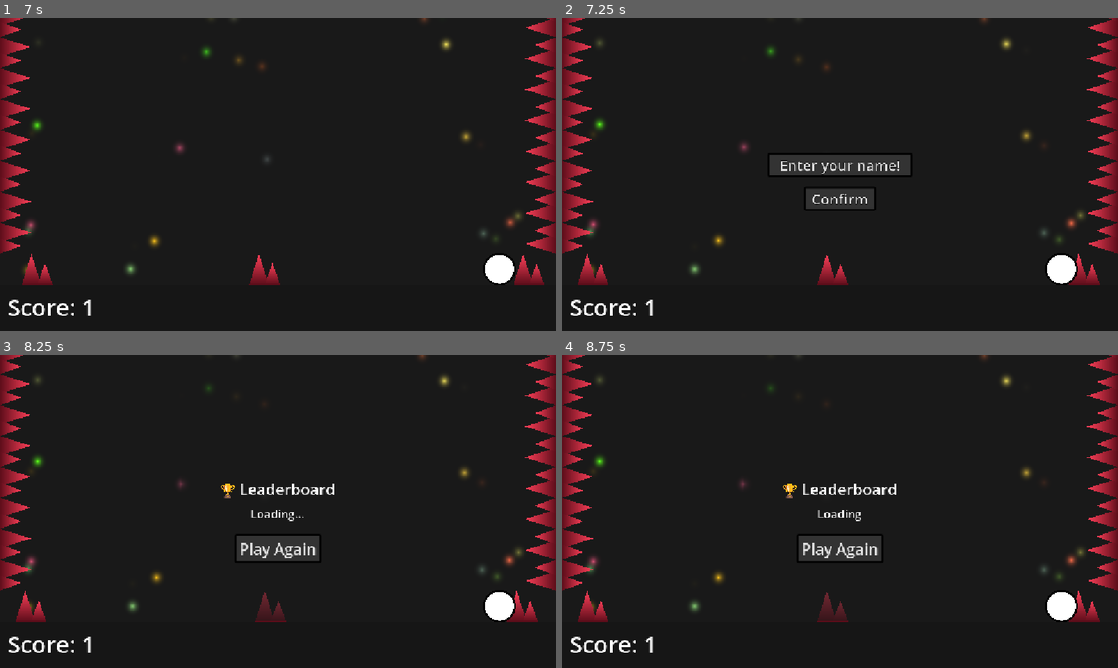
Above: before the commit, frames 1-4 (two rows, left to right).
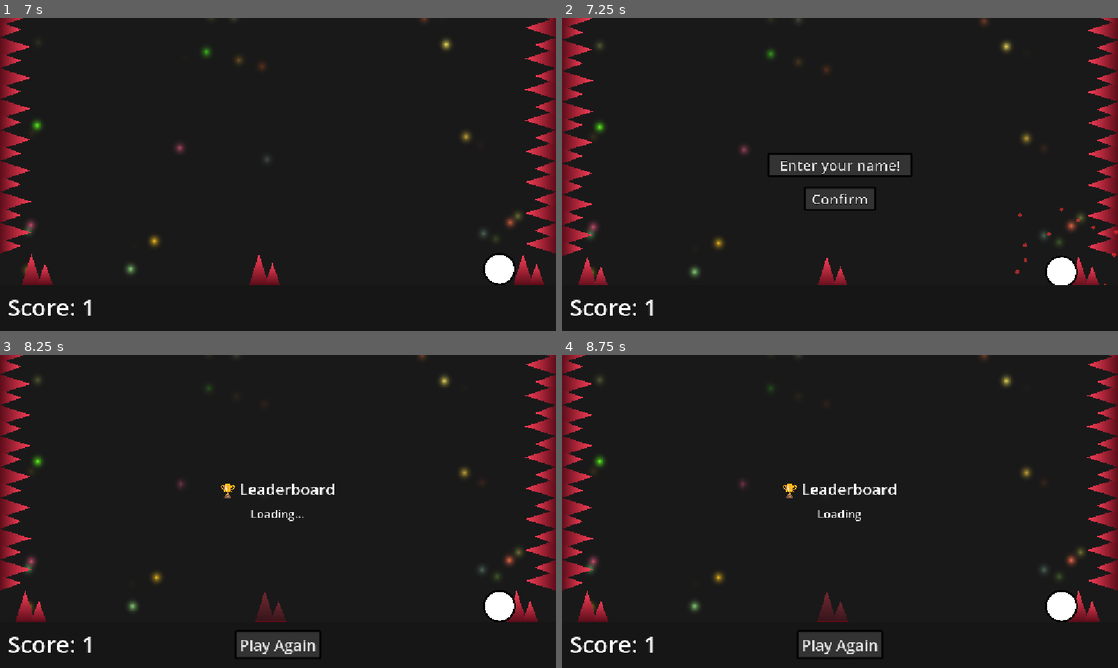
Above: after the commit, the same moments.

Repository: vindognz/dodge-the-spikes
Game: Godot game, scene res://scenes/start.tscn
The game is run twice, just before and just after one commit, with the same random seed, the same clock (stepped at 60 frames per second) and the same inputs.
Inputs (mouse positions are in pixels of both pictures, inside the frame that each line leads up to):
- Up to frame 1 (7 s): click "Start" at 0.5 s; tap Enter at 1.25 s; move the mouse to (400, 158) at 1.27 s; hold Right (right) 1.28-2 s; tap Alt every 1.5 s from 1.35 to 5.85 s; click (400, 158) at 1.42 s; tap Space (jump) at 1.52, 4.52 s; drag from (166, 190) to (16, 237) at 2.02 s; move the mouse to (333, 105) at 2.77 s; hold A (left) 2.78-3.5 s; drag from (250, 237) to (16, 205) at 3.52 s; move the mouse to (444, 221) at 4.27 s; hold Right (right) 4.28-5 s; drag from (111, 127) to (16, 177) at 5.02 s; move the mouse to (305, 174) at 5.77 s; hold Right (right) 5.78-6.5 s; click (305, 174) at 5.92 s; drag from (194, 96) to (16, 146) at 6.52 s
- Up to frame 2 (7.25 s): no input
- Up to frame 3 (8.25 s): click (278, 502) at 7.27 s; type "Alex" at 7.35 s; click "Confirm" at 8 s
- Up to frame 4 (8.75 s): no input

Frame 1 is identical in both runs. In frame 2, 2.6% of the frame differs, in the area x 0-100%, y 0-86%; in frame 3, 2.4%; in frame 4, 2.4%.

Commit message:
sparks + hard thump on player death

Diff:
--- a/scenes/game.tscn
+++ b/scenes/game.tscn
@@ -71,7 +71,7 @@
 script = ExtResource("3_p57ef")
 
 [node name="Player" parent="." unique_id=129299254 instance=ExtResource("1_uwrxv")]
-z_index = 1
+z_index = 5
 position = Vector2(0, -162)
 
 [node name="Camera" type="Camera2D" parent="." unique_id=1095580906]
@@ -86,10 +86,20 @@
 [node name="ZoneController" type="Node2D" parent="." unique_id=648713134]
 script = ExtResource("7_u5sy4")
 
-[node name="Floor" type="StaticBody2D" parent="." unique_id=119516899]
+[node name="Bounds" type="StaticBody2D" parent="." unique_id=119516899]
 position = Vector2(0, -24)
 
-[node name="CollisionShape2D" type="CollisionShape2D" parent="Floor" unique_id=640408712]
+[node name="Floor" type="CollisionShape2D" parent="Bounds" unique_id=640408712]
+shape = SubResource("WorldBoundaryShape2D_6ygxs")
+
+[node name="Left" type="CollisionShape2D" parent="Bounds" unique_id=744017738]
+position = Vector2(-144, 0)
+rotation = 1.5707964
+shape = SubResource("WorldBoundaryShape2D_6ygxs")
+
+[node name="Right" type="CollisionShape2D" parent="Bounds" unique_id=985532571]
+position = Vector2(144, 0)
+rotation = 4.712389
 shape = SubResource("WorldBoundaryShape2D_6ygxs")
 
 [node name="SpikeWall" type="Node2D" parent="." unique_id=153987023]
@@ -187,7 +197,7 @@
 color = Color(0, 0, 0, 1)
 
 [node name="HUD" type="Node2D" parent="CanvasLayer" unique_id=1080260442]
-z_index = 999
+z_index = 2
 
 [node name="Bottom" type="ColorRect" parent="CanvasLayer/HUD" unique_id=571146118]
 anchors_preset = 7
@@ -237,19 +247,19 @@
 size_flags_vertical = 4
 
 [node name="PlayAgainButton" type="Button" parent="CanvasLayer/GameOverScreen/Leaderboard" unique_id=1294990620]
-z_index = 1
-layout_mode = 1
-anchors_preset = 8
-anchor_left = 0.5
-anchor_top = 0.5
-anchor_right = 0.5
-anchor_bottom = 0.5
+z_index = 3
+layout_mode = 1
+anchors_preset = 7
+anchor_left = 0.5
+anchor_top = 1.0
+anchor_right = 0.5
+anchor_bottom = 1.0
 offset_left = -90.0
-offset_top = 70.0
+offset_top = 269.0
 offset_right = 90.0
-offset_bottom = 130.0
-grow_horizontal = 2
-grow_vertical = 2
+offset_bottom = 329.0
+grow_horizontal = 2
+grow_vertical = 0
 theme_override_font_sizes/font_size = 32
 theme_override_styles/normal = ExtResource("10_vtaks")
 text = "Play Again"
--- a/scenes/player.tscn
+++ b/scenes/player.tscn
@@ -1,6 +1,8 @@
 [gd_scene format=3 uid="uid://bvyjhp7v0x04v"]
 
 [ext_resource type="Script" uid="uid://cxa0dr5e57cgo" path="res://scripts/player.gd" id="1_g2els"]
+[ext_resource type="Script" uid="uid://b1331flfnuqsm" path="res://scripts/sparks_controller.gd" id="2_g2els"]
+[ext_resource type="PackedScene" uid="uid://ymsijdw8rwbl" path="res://scenes/spark.tscn" id="3_qhqgy"]
 
 [sub_resource type="CircleShape2D" id="CircleShape2D_j8q1p"]
 radius = 8.0
@@ -10,3 +12,8 @@
 
 [node name="CollisionShape2D" type="CollisionShape2D" parent="." unique_id=546971703]
 shape = SubResource("CircleShape2D_j8q1p")
+
+[node name="SparksController" type="Node2D" parent="." unique_id=512559077]
+script = ExtResource("2_g2els")
+spark_scene = ExtResource("3_qhqgy")
+spark_count = 20
--- /dev/null
+++ b/scenes/spark.tscn
@@ -0,0 +1,6 @@
+[gd_scene format=3 uid="uid://ymsijdw8rwbl"]
+
+[ext_resource type="Script" uid="uid://2pcs4vme2u44" path="res://scripts/spark.gd" id="1_p3mhk"]
+
+[node name="Spark" type="Node2D" unique_id=2027812750]
+script = ExtResource("1_p3mhk")
--- a/scripts/player.gd
+++ b/scripts/player.gd
@@ -1,6 +1,7 @@
 extends CharacterBody2D
 
 @onready var camera: Camera2D = $"../Camera"
+@onready var sparks_controller: Node2D = $SparksController
 
 const SPEED = 80.0
 const JUMP_VELOCITY = 400.0
@@ -61,3 +62,8 @@
 		draw_scale = draw_scale.lerp(target_scale, delta * 12.0)
 
 	queue_redraw()
+
+func on_death() -> void:
+	Global.running = false
+	sparks_controller.burst()
+	camera.shake(7.5, 0.25)
--- /dev/null
+++ b/scripts/spark.gd
@@ -0,0 +1,22 @@
+extends Node2D
+
+var velocity: Vector2 = Vector2.ZERO
+var lifetime: float = 0.5
+var timer: float = 0.0
+
+# Called every frame. 'delta' is the elapsed time since the previous frame.
+func _process(delta: float) -> void:
+	timer += delta
+	velocity *= 0.95 # drag / air resistance idk bro
+	position += velocity * delta / 1.5
+
+	var alpha = 1.0 - (timer / lifetime)
+	queue_redraw()
+
+	if timer >= lifetime:
+		queue_free()
+
+func _draw() -> void:
+	var t = timer / lifetime
+	var alpha = 1.0 - t
+	draw_circle(Vector2.ZERO, 1.0, Color(1.0, 0.2, 0.2, alpha))
--- /dev/null
+++ b/scripts/sparks_controller.gd
@@ -0,0 +1,11 @@
+extends Node2D
+
+@export var spark_scene: PackedScene
+@export var spark_count: int = 12
+
+func burst() -> void:
+	for i in spark_count:
+		var spark = spark_scene.instantiate()
+		var angle = (TAU / spark_count) * i
+		spark.velocity = Vector2(cos(angle), sin(angle)) * randf_range(200, 400)
+		add_child(spark)
--- a/scripts/spike.gd
+++ b/scripts/spike.gd
@@ -65,4 +65,4 @@
 
 func _on_area_2d_body_entered(body: Node2D) -> void:
 	if body is CharacterBody2D:
-		Global.running = false
+		body.on_death()
Not shown, added: scripts/spark.gd.uid
Not shown, added: scripts/sparks_controller.gd.uid
